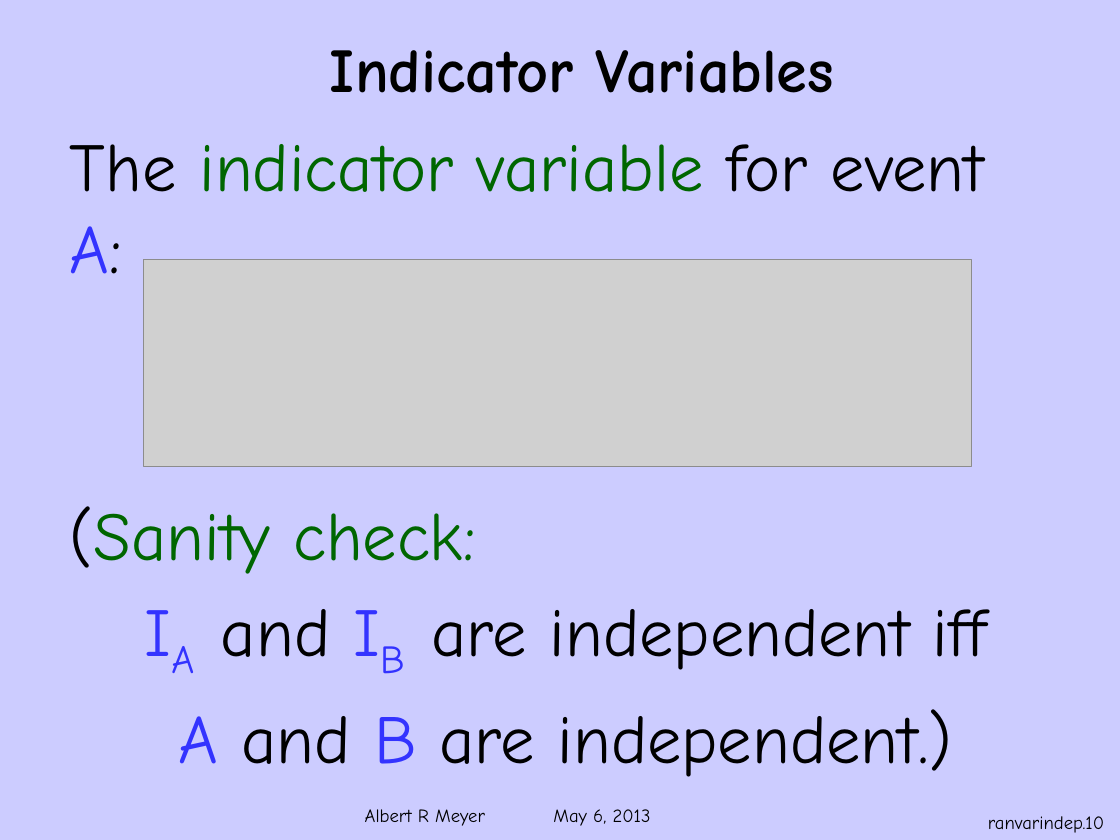
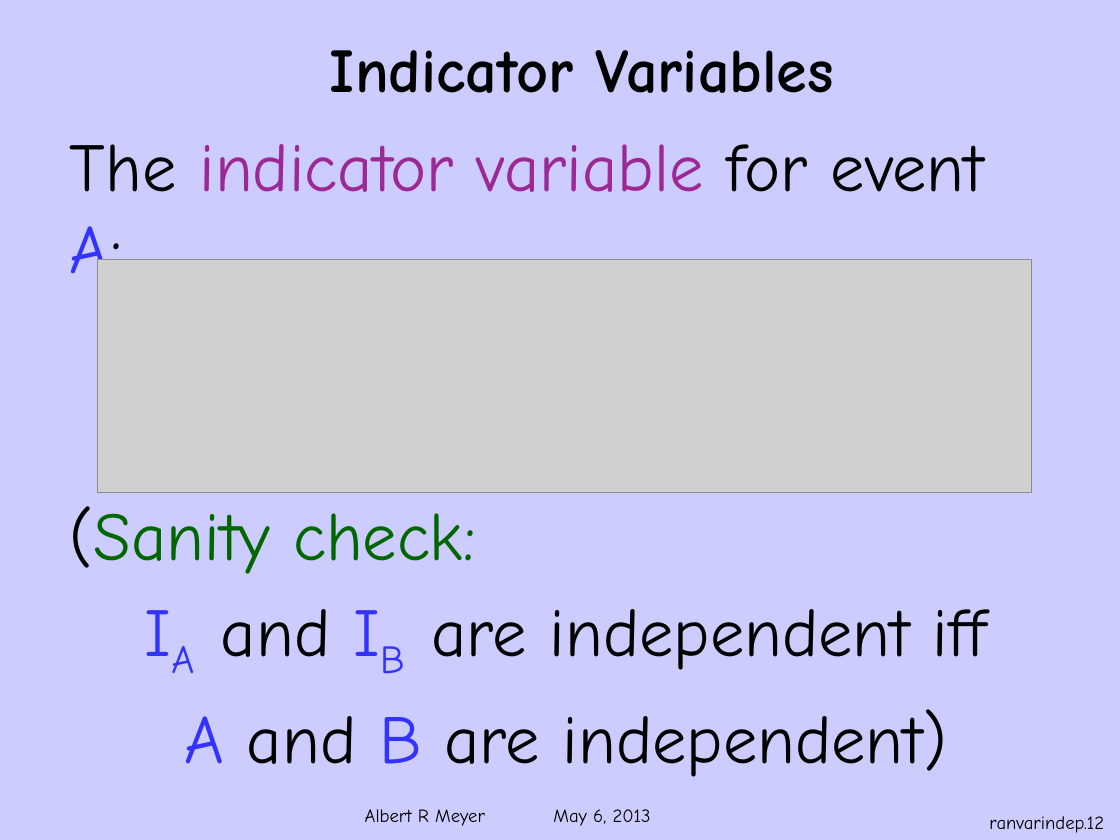
Before and after one commit to armeyer/mcs_web, a slide deck: slide 12 of spring13/slides13/ranvar-independence.pptx (slide 10 before the commit). Drawn at 1120x840 pixels with LibreOffice and Linux fonts; fonts in the diff are those of the drawing; grey boxes stand for pictures; background and template pictures are left out. Boxes give left, top, right and bottom in pixels: in the first picture for what was removed or moved away, otherwise in the second. Text is boxed around its words. In the diff, an @@ line names an element or a change of style, - is before the commit and + after.

```diff
--- a/spring13/slides13/ranvar-independence.pptx
+++ b/spring13/slides13/ranvar-independence.pptx
@@ text at [70, 144, 984, 294]: text colour #006600 to #9B2894 in "indicator variable" @@
@@ picture: place and size @@
-picture at [143, 259, 971, 466]
+picture at [97, 259, 1030, 492]
@@ text at [184, 709, 947, 777]: text changed @@
-A and B are independent.)
+A and B are independent)
@@ page number at [989, 816, 1104, 833]: text changed @@
-ranvarindep.10
+ranvarindep.12
```
Also in this commit, not shown: 6 other slides changed, 7 slides added, 1 slide removed, 1 other file.
